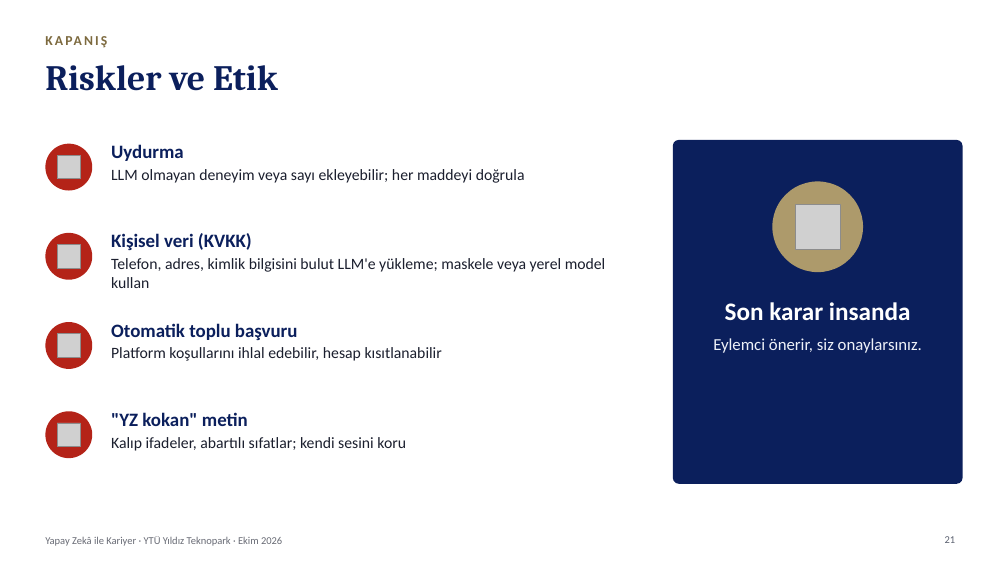
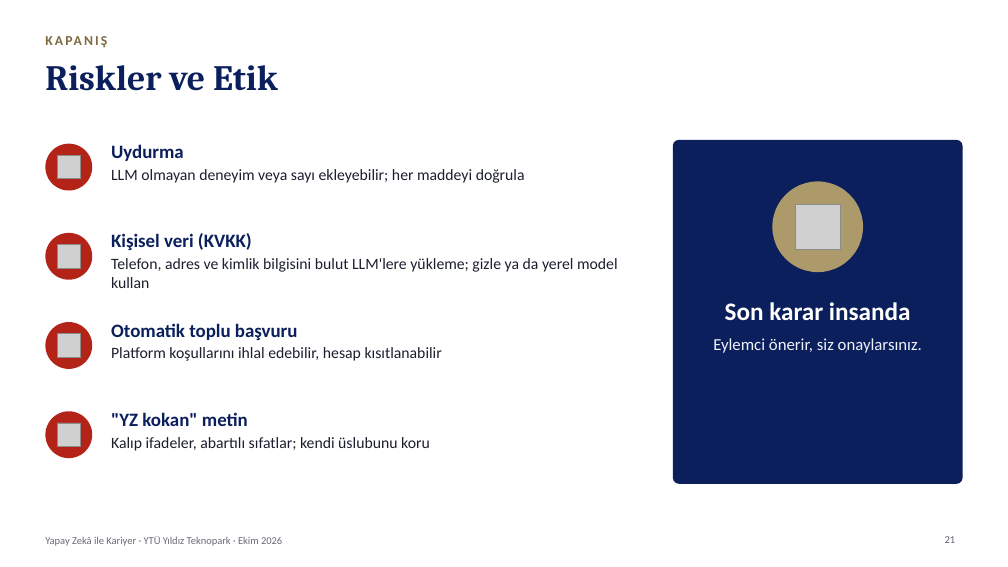
Before and after one commit to kaayra2000/kurslar, a slide deck: slide 21 of sunum/sunum.pptx. Drawn at 1008x567 pixels with LibreOffice and Linux fonts; fonts in the diff are those of the drawing; grey boxes stand for pictures; background and template pictures are left out. Boxes give left, top, right and bottom in pixels: in the first picture for what was removed or moved away, otherwise in the second. Text is boxed around its words. In the diff, an @@ line names an element or a change of style, - is before the commit and + after.

```diff
--- a/sunum/sunum.pptx
+++ b/sunum/sunum.pptx
@@ text at bbox=[111, 258, 618, 288]: text changed @@
-Telefon, adres, kimlik bilgisini bulut LLM'e yükleme; maskele veya yerel model kullan
+Telefon, adres ve kimlik bilgisini bulut LLM'lere yükleme; gizle ya da yerel model kullan
@@ text at bbox=[111, 437, 430, 451]: text changed @@
-Kalıp ifadeler, abartılı sıfatlar; kendi sesini koru
+Kalıp ifadeler, abartılı sıfatlar; kendi üslubunu koru
```
Also in this commit, not shown: 17 other slides changed, 3 other files.
